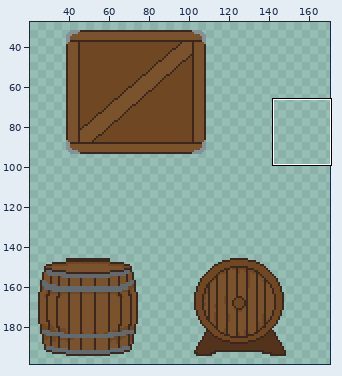
Pixel-art file, stored at Sloop_Unity/Assets/Object sprites/barrel assets.aseprite. Above: a wide view before the commit, with the close-up outlined.
Close-up. Before:
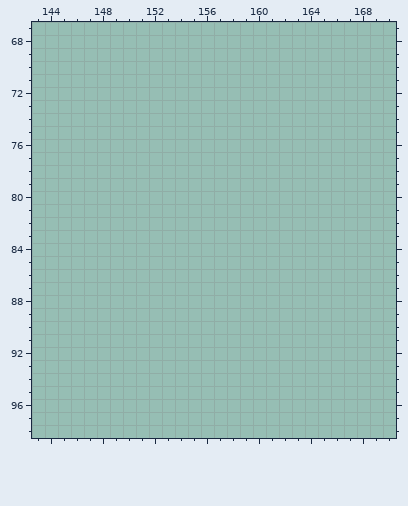
200x200 pixels, 1 frame. Shown: x 143..170, y 67..98. The wide view leaves out empty margins.
New version:
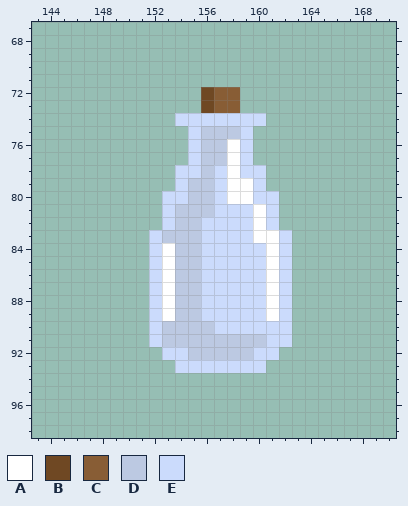
Palette (. is transparent): A #ffffff  B #6f4823  C #885d35  D #bcc9e2  E #cbdbfc
Author's note on the commit: updated barrel assets added a glass bottle to the sprite sheet
What changed:
{"y":72,"x":156,"old":"...","new":"BCC"}
{"y":73,"x":156,"old":"...","new":"BCC"}
{"y":74,"x":154,"old":".......","new":"EEEEEEE"}
{"y":75,"x":155,"old":".....","new":"EDDDE"}
{"y":76,"x":155,"old":".....","new":"EDDAE"}
{"y":77,"x":155,"old":".....","new":"EDDAE"}
{"y":78,"x":154,"old":".......","new":"EEDEAEE"}
{"y":79,"x":154,"old":".......","new":"EDDEAAE"}
{"y":80,"x":153,"old":".........","new":"EEDDEAAEE"}
{"y":81,"x":153,"old":".........","new":"EDDDEEEAE"}
{"y":82,"x":153,"old":".........","new":"EDDEEEEAE"}
{"y":83,"x":152,"old":"...........","new":"EDDDEEEEAAE"}
{"y":84,"x":152,"old":"...........","new":"EADDEEEEEAE"}
{"y":85,"x":152,"old":"...........","new":"EADDEEEEEAE"}
{"y":86,"x":152,"old":"...........","new":"EADDEEEEEAE"}
{"y":87,"x":152,"old":"...........","new":"EADDEEEEEAE"}
{"y":88,"x":152,"old":"...........","new":"EADDEEEEEAE"}
{"y":89,"x":152,"old":"...........","new":"EADDEEEEEAE"}
{"y":90,"x":152,"old":"...........","new":"EDDDDEEEEEE"}
{"y":91,"x":152,"old":"...........","new":"EDDDDDDDDEE"}
{"y":92,"x":153,"old":".........","new":"EEDDDDDEE"}
{"y":93,"x":154,"old":".......","new":"EEEEEEE"}
{"label":"added","picture_box":[149,87,292,373]}
